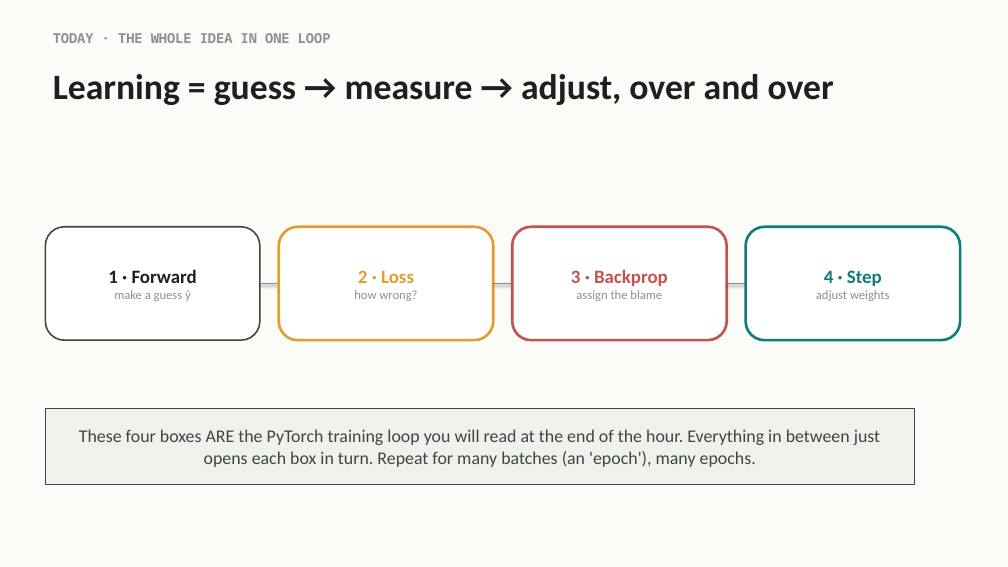
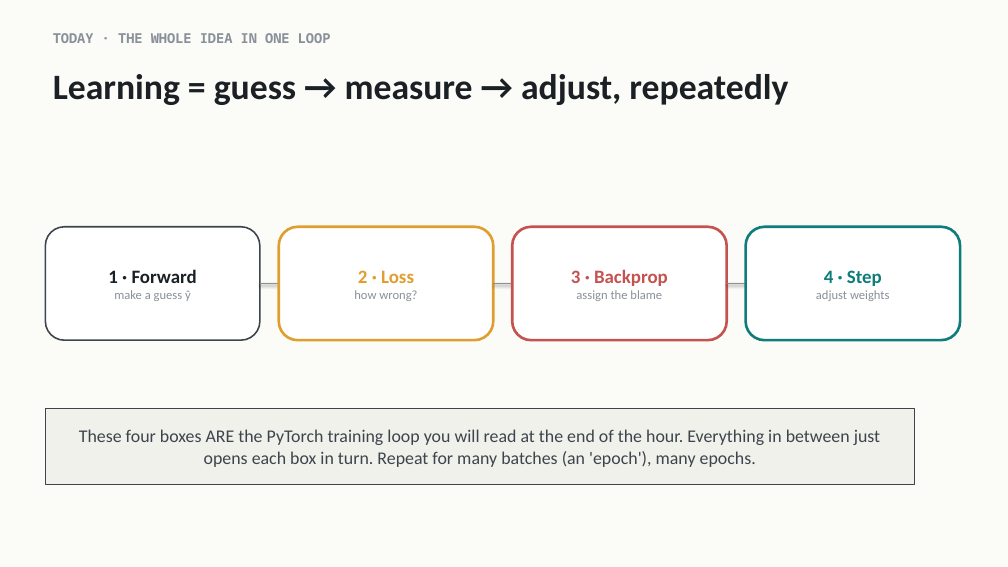
Before and after one commit to indigobio/msacl_dl_course, a slide deck: slide 4 of slides/pptx/lecture02_training.pptx. Drawn at 1008x567 pixels with LibreOffice and Linux fonts; fonts in the diff are those of the drawing. Boxes give left, top, right and bottom in pixels: in the first picture for what was removed or moved away, otherwise in the second. Text is boxed around its words. In the diff, an @@ line names an element or a change of style, - is before the commit and + after.

```diff
--- a/slides/pptx/lecture02_training.pptx
+++ b/slides/pptx/lecture02_training.pptx
@@ text at [53,74,788,105]: text changed @@
-Learning = guess → measure → adjust, over and over
+Learning = guess → measure → adjust, repeatedly
```
Also in this commit, not shown: 7 other slides changed, 3 other files.
